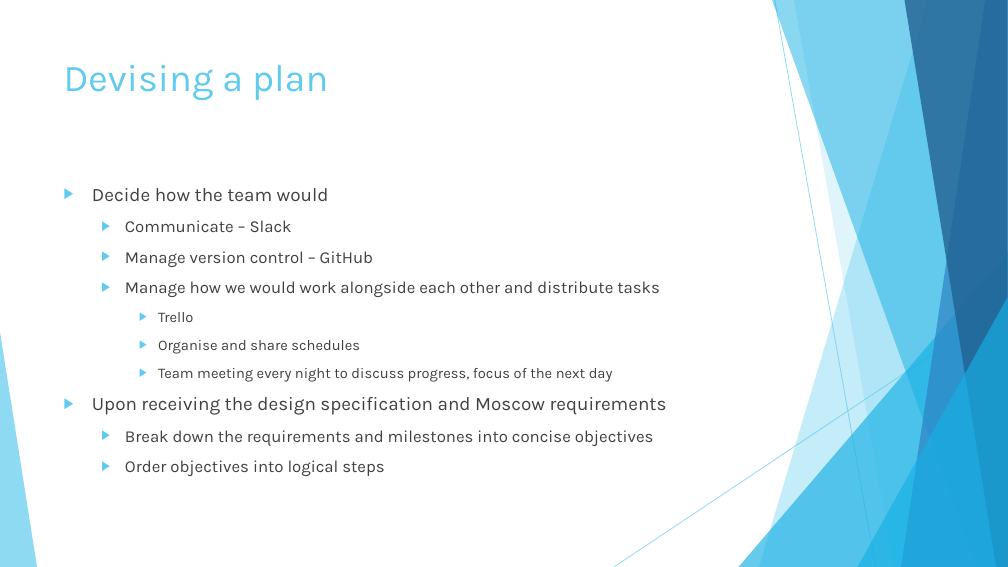
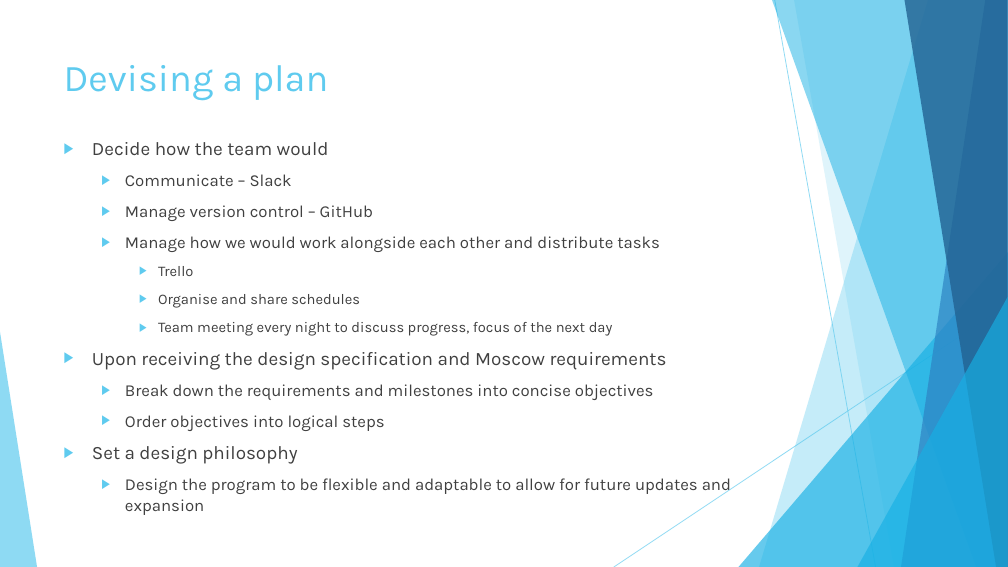
Before and after one commit to SpyroFenton/theTheatreRoyal, a slide deck: slide 2 of Presentations/Technical Presentation.pptx. Drawn at 1008x567 pixels with LibreOffice and Linux fonts; fonts in the diff are those of the drawing. Boxes give left, top, right and bottom in pixels: in the first picture for what was removed or moved away, otherwise in the second. Text is boxed around its words. In the diff, an @@ line names an element or a change of style, - is before the commit and + after.

```diff
--- a/Presentations/Technical Presentation.pptx
+++ b/Presentations/Technical Presentation.pptx
@@ text "Decide how the team would": place and size @@
-text "Decide how the team would" at box(92, 188, 667, 476)
+text "Decide how the team would" at box(92, 142, 731, 515)
@@ text at box(92, 446, 731, 515): paragraphs added @@
+▶ Set a design philosophy
+  ▶ Design the program to be flexible and adaptable to allow for future updates and expansion
```
Also in this commit, not shown: 2 other slides changed, 8 slides added.
